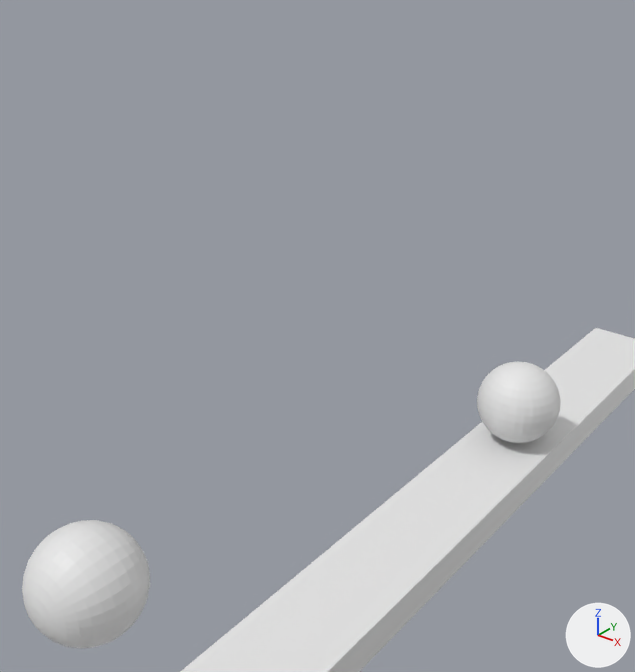
The Blender file 2o/Animacion 2D/pelota3.blend: old version first, new version second.
Both versions are drawn from a 50 mm camera at (7.87, -7.73, 12.3) aimed at (-0.89, 3.22, 5.51). Lighting does not change. The marker at lower right points along +X, +Y and +Z. Both versions are drawn at frame 9 of the action 'SphereAction'; the numbers are the values there.

The scene before the commit, as lines of its bpy script (objects in view):
```python
me_cube_001 = bpy.data.meshes.new('Cube.001')
me_cube_001.from_pydata(...)  # a box spanning x -1.0..1.0, y -1.0..1.0, z -1.0..1.0
me_sphere = bpy.data.meshes.new('Sphere')
me_sphere.from_pydata(...)  # a UV sphere (32 segments, 16 rings, poles along z) spanning x -1.0..1.0, y -1.0..1.0, z -1.0..1.0
me_sphere_001 = bpy.data.meshes.new('Sphere.001')
me_sphere_001.from_pydata(...)  # a UV sphere (32 segments, 16 rings, poles along z) spanning x -1.0..1.0, y -1.0..1.0, z -1.0..1.0
ob_floor = bpy.data.objects.new('Floor', me_cube_001)
ob_floor.location = (0.0, 0.0, 0.0)
ob_floor.scale = (1.0, -17.4, 0.398)
ob_sphere1 = bpy.data.objects.new('Sphere1', me_sphere)
ob_sphere1.location = (0.0, 10.0, 1.41)
ob_sphere2 = bpy.data.objects.new('Sphere2', me_sphere_001)
ob_sphere2.location = (0.0, -2.66, 4.45)
ob_sphere2.rotation_euler = (-1.568, 0.0, 0.0)  # degrees (-90, 0, 0)
ob_sphere2.scale = (0.8, 0.8, 0.8)
```
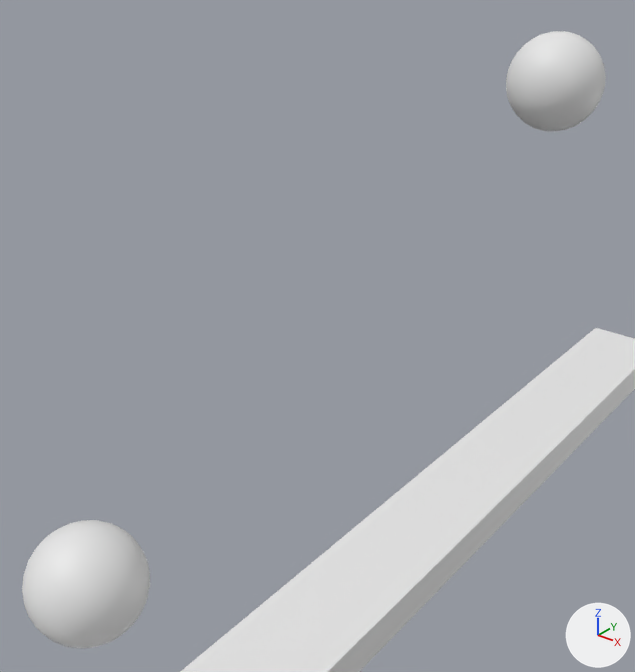
Changed parts and their boxes [x1, y1, x2, y2] in the pictures (635 x 672 px):
'Sphere1', moved
    before: [477, 362, 561, 443]
    after: [506, 31, 606, 131]

The change, as a diff of the scene's bpy script:
```diff
--- a/2o/Animacion 2D/pelota3.blend.py
+++ b/2o/Animacion 2D/pelota3.blend.py
@@ ob_sphere1 @@
 ob_sphere1 = bpy.data.objects.new('Sphere1', me_sphere)
-ob_sphere1.location = (0.0, 10.0, 1.41)
+ob_sphere1.location = (0.0, 10.0, 9.07)
```
